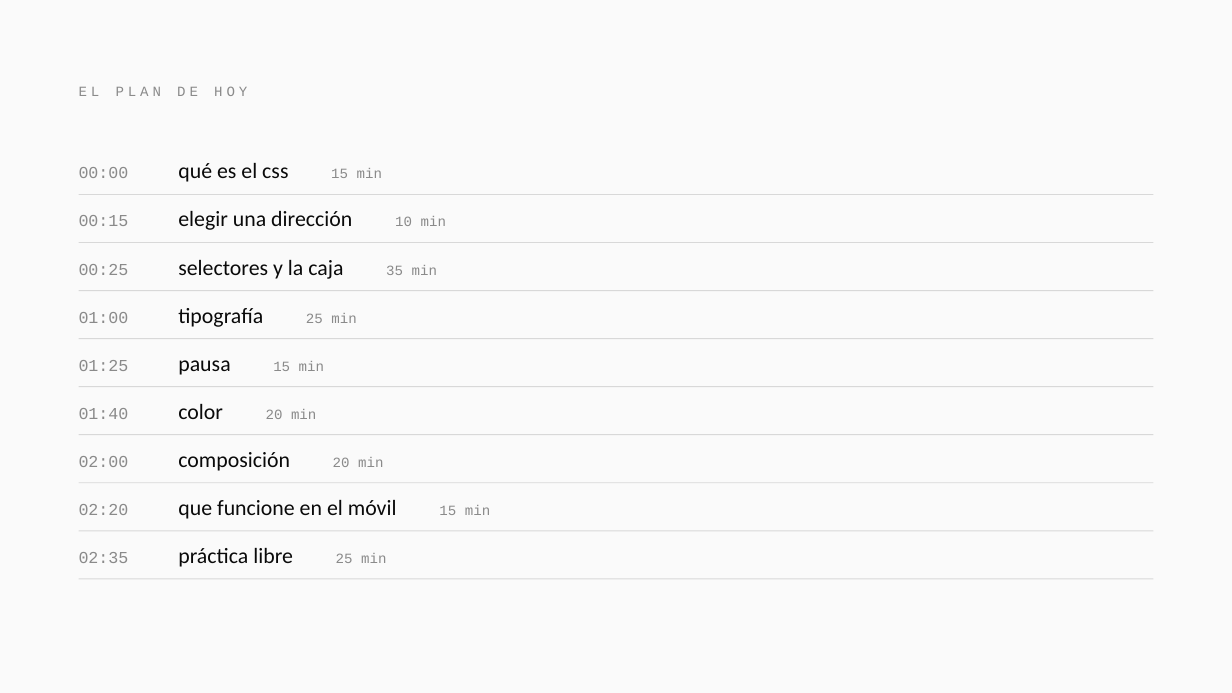
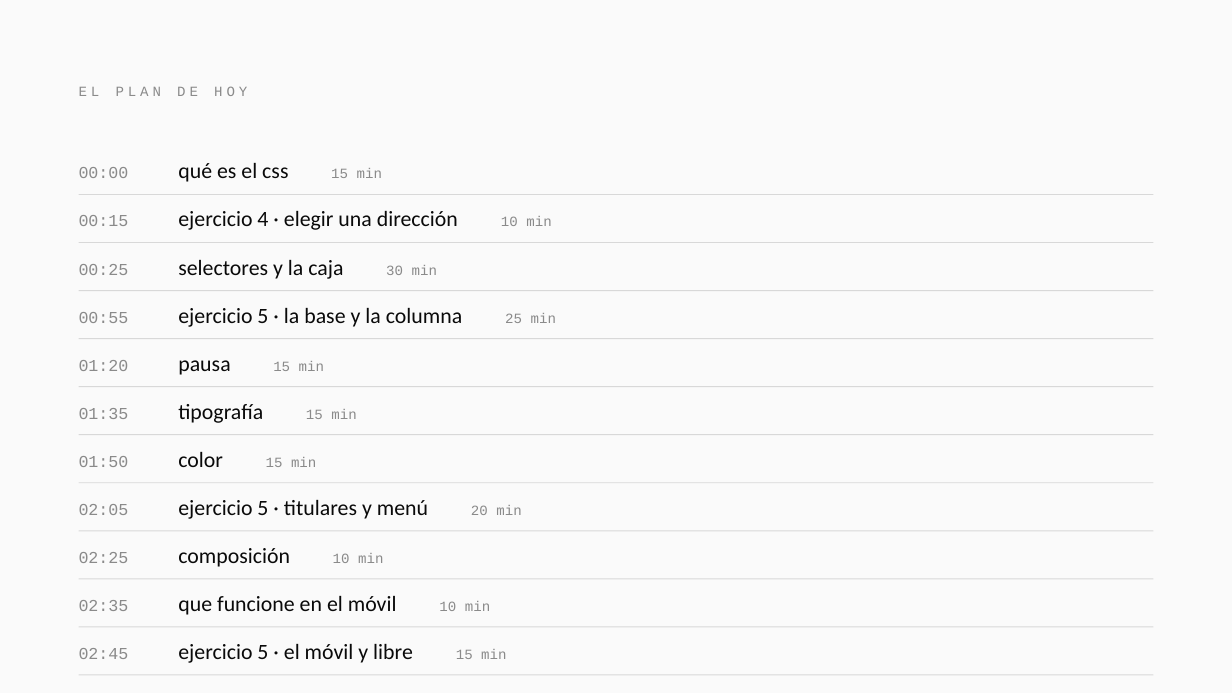
Before and after one commit to meowrhino/tallerEscocesa, a slide deck: slide 2 of presentaciones/Sesion-2-CSS.pptx. Drawn at 1232x693 pixels with LibreOffice and Linux fonts; fonts in the diff are those of the drawing. Boxes give left, top, right and bottom in pixels: in the first picture for what was removed or moved away, otherwise in the second. Text is boxed around its words. In the diff, an @@ line names an element or a change of style, - is before the commit and + after.

```diff
--- a/presentaciones/Sesion-2-CSS.pptx
+++ b/presentaciones/Sesion-2-CSS.pptx
@@ text at (79,211,551,230): text changed @@
-00:15 elegir una dirección 10 min
+00:15 ejercicio 4 · elegir una dirección 10 min
@@ text at (79,260,437,279): text changed @@
-00:25 selectores y la caja 35 min
+00:25 selectores y la caja 30 min
@@ text at (79,308,556,327): text changed; font Courier New to Calibri; text colour #8A8A8A to #0A0A0A @@
-01:00 tipografía 25 min
+00:55 ejercicio 5 · la base y la columna 25 min
@@ text at (79,360,324,375): text changed @@
-01:25 pausa 15 min
+01:20 pausa 15 min
@@ text at (79,404,356,423): text changed; size 13 to 17 pt @@
-01:40 color 20 min
+01:35 tipografía 15 min
@@ text at (79,452,316,467): text changed; size 17 to 13 pt; font Calibri to Courier New; text colour #0A0A0A to #8A8A8A @@
-02:00 composición 20 min
+01:50 color 15 min
@@ text at (79,500,521,519): text changed @@
-02:20 que funcione en el móvil 15 min
+02:05 ejercicio 5 · titulares y menú 20 min
@@ text at (79,548,383,567): text changed @@
-02:35 práctica libre 25 min
+02:25 composición 10 min
@@ text added at (79,596,490,615), 17 pt, text #0A0A0A @@
+02:35 que funcione en el móvil 10 min
@@ rectangle added at (79,627,1153,628), fill #D8D8D8 @@
@@ text added at (79,644,506,663), 17 pt, text #0A0A0A @@
+02:45 ejercicio 5 · el móvil y libre 15 min
@@ rectangle added at (79,675,1153,676), fill #D8D8D8 @@
```
Also in this commit, not shown: 24 other slides changed, 5 slides added, 1 slide removed, 10 other files.
